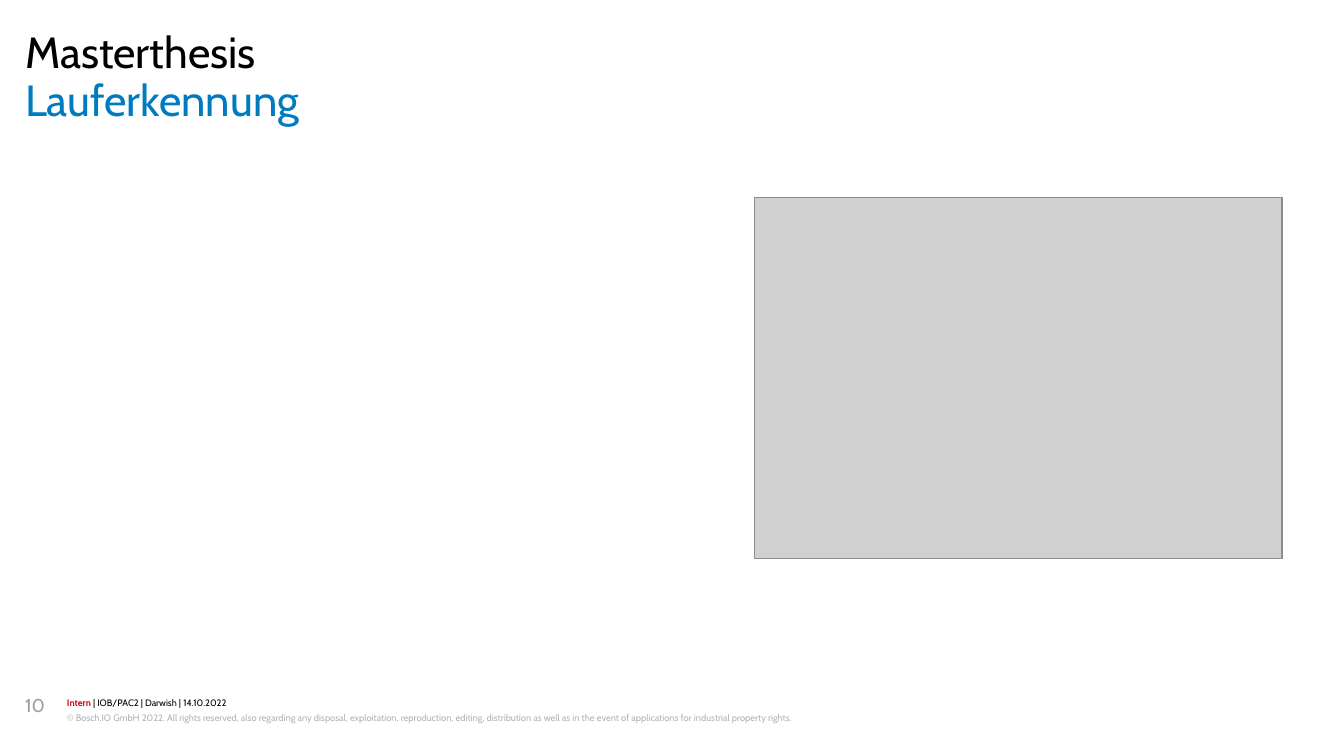
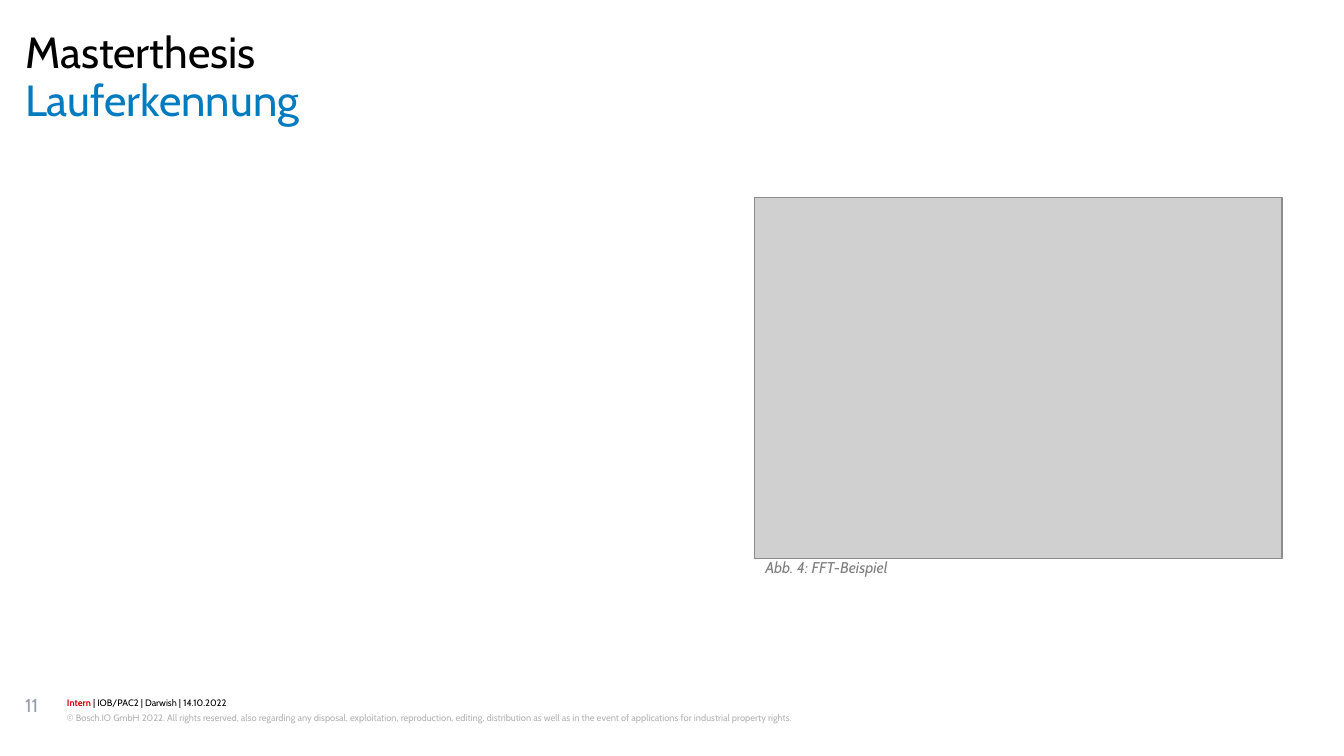
Before and after one commit to OaysDarwish/MasterArbeit, a slide deck: slide 11 of Zwischenvortrag_converted.pptx (slide 10 before the commit). Drawn at 1344x756 pixels with LibreOffice and Linux fonts; fonts in the diff are those of the drawing; grey boxes stand for pictures; background and template pictures are left out. Boxes give left, top, right and bottom in pixels: in the first picture for what was removed or moved away, otherwise in the second. Text is boxed around its words. In the diff, an @@ line names an element or a change of style, - is before the commit and + after.

```diff
--- a/Zwischenvortrag_converted.pptx
+++ b/Zwischenvortrag_converted.pptx
@@ text added at bbox=[765, 561, 888, 577], 10 pt, text #808080, italic @@
+Abb. 4: FFT-Beispiel
@@ page number at bbox=[25, 699, 38, 712]: text changed @@
-10
+11
```
Also in this commit, not shown: 6 other slides changed, 4 slides added, 4 slides removed, 1 other file.
